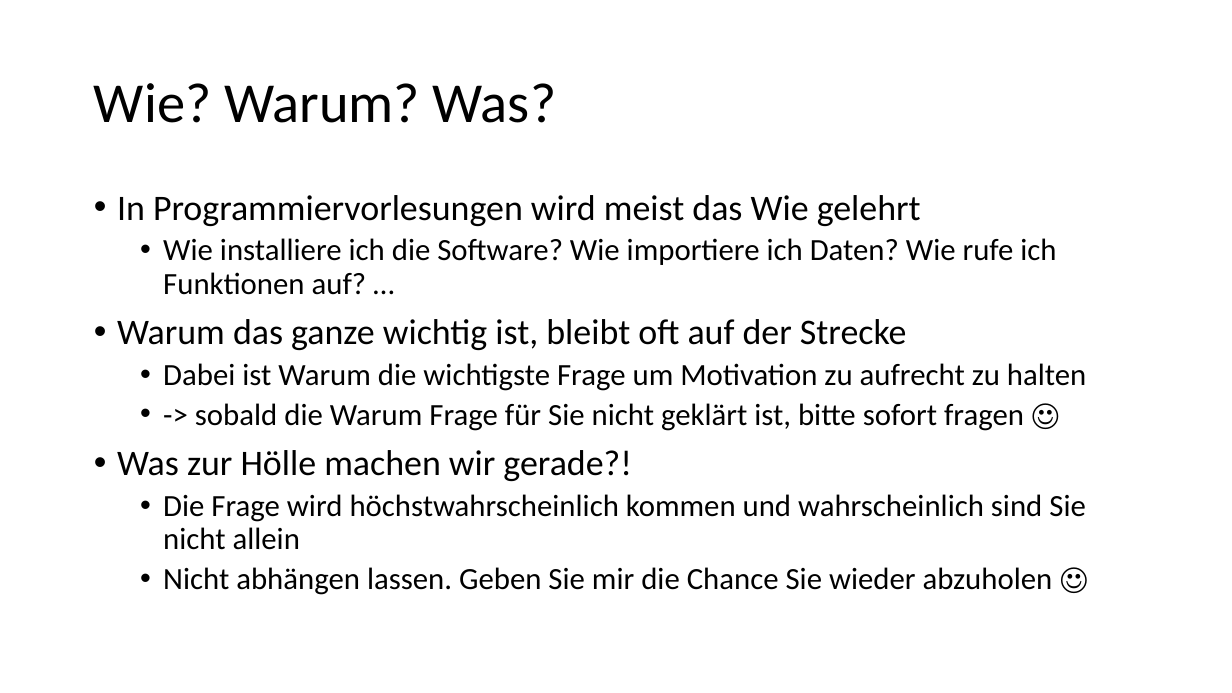
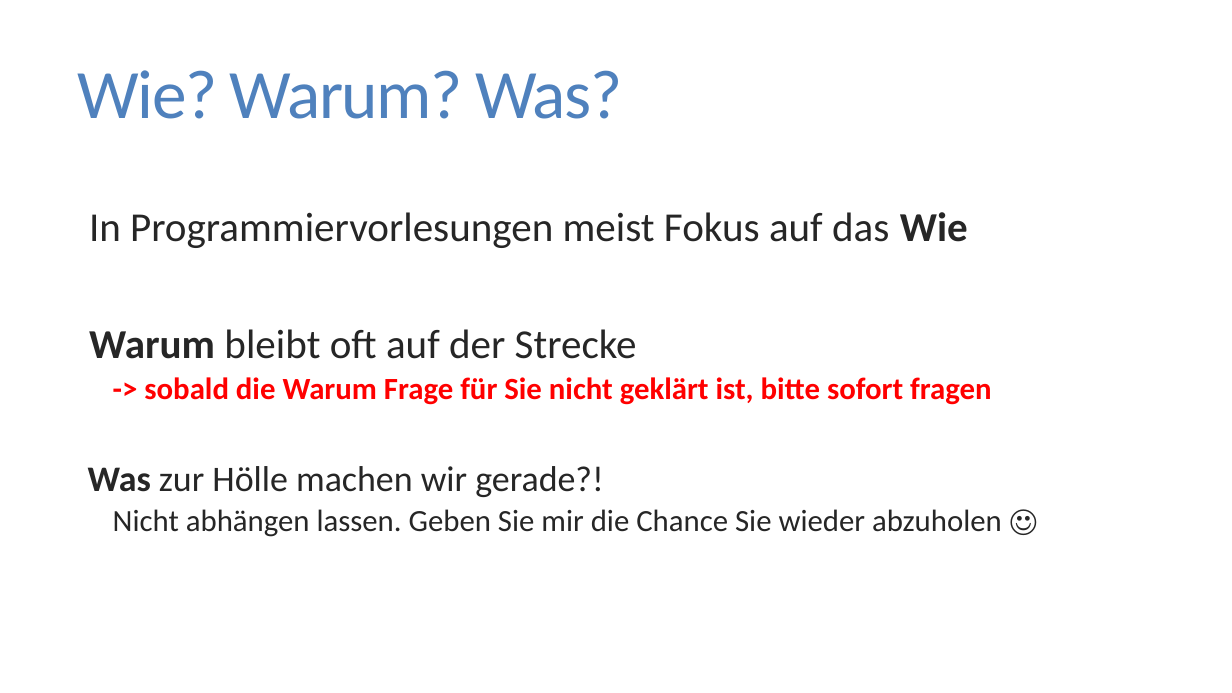
Before and after one commit to FlorianKeppeler/RKurs, a slide deck: slide 7 of Einführung in R.pptx (slide 3 before the commit). Drawn at 1232x693 pixels with LibreOffice and Linux fonts; fonts in the diff are those of the drawing. Boxes give left, top, right and bottom in pixels: in the first picture for what was removed or moved away, otherwise in the second. Text is boxed around its words. In the diff, an @@ line names an element or a change of style, - is before the commit and + after.

Commit message:
An PowerPoint Design verändert und Inhalte aufbereitet

```diff
--- a/Einführung in R.pptx
+++ b/Einführung in R.pptx
@@ title "Wie? Warum? Was?": place and size @@
-title "Wie? Warum? Was?" at (94, 83, 557, 123)
+title "Wie? Warum? Was?" at (78, 70, 622, 119)
@@ title "Wie? Warum? Was?" at (78, 70, 622, 119): size 44 to 54 pt, text colour #000000 to #4F81BD, letter spacing 0 to -1.2 pt; line spacing 0.9 to 0.85 @@
@@ text "In Programmiervorlesungen meist Fokus auf ...": place and size @@
-text "In Programmiervorlesungen meist Fokus auf ..." at (117, 195, 1086, 595)
+text "In Programmiervorlesungen meist Fokus auf ..." at (88, 212, 1002, 537)
@@ text at (89, 212, 991, 405): text changed; size 24 to 32 pt; text colour #000000 to #262626; bold on @@
-• In Programmiervorlesungen wird meist das Wie gelehrt
-  • Wie installiere ich die Software? Wie importiere ich Daten? Wie rufe ich Funktionen auf? …
-• Warum das ganze wichtig ist, bleibt oft auf der Strecke
-  • Dabei ist Warum die wichtigste Frage um Motivation zu aufrecht zu halten
-  • -> sobald die Warum Frage für Sie nicht geklärt ist, bitte sofort fragen ☺
+  In Programmiervorlesungen meist Fokus auf das Wie
+  Warum bleibt oft auf der Strecke
+    -> sobald die Warum Frage für Sie nicht geklärt ist, bitte sofort fragen
@@ text at (88, 466, 1002, 537): text colour #000000 to #262626 in "Was zur Hölle machen wir gerade?!", "Nicht abhängen lassen. Geben Sie mir die ..."; bold on in "Was"; bullet • to  ; line spacing 0.9 to 0.85; more space between paragraphs @@
@@ text at (163, 494, 1086, 550): paragraph removed @@
-  • Die Frage wird höchstwahrscheinlich kommen und wahrscheinlich sind Sie nicht allein
```
Also in this commit, not shown: 12 other slides changed, 4 slides added, 1 slide removed.
